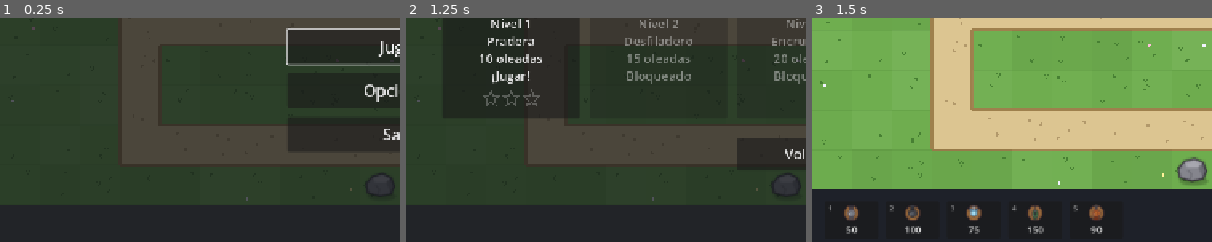
Above: before the commit, frames 1-3 (left to right).
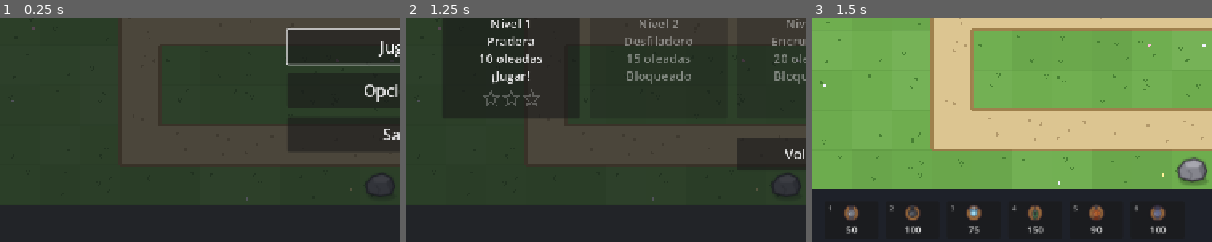
Above: after the commit, the same moments.

Repository: pasaporteN25/MonstersAndCanons
Game: Godot game, scene res://scenes/ui/main_menu.tscn
Two runs of this game, one before a commit and one after it. Both use one fixed random seed, a clock stepped at 60 frames per second and the inputs below.
Inputs:
- Up to frame 1 (0.25 s): no input
- Up to frame 2 (1.25 s): click "Jugar" at 0.5 s
- Up to frame 3 (1.5 s): click "Nivel 1 Pradera 10 oleadas ¡J…" at 1.25 s
The pictures show only the part of the screen within x 0-50%, y 49-99%; the shares and areas given below are measured in that part.

Frames 1-2 are identical in both runs. In frame 3, 0.3% of the frame differs, in the area x 80-89%, y 83-97%.

Commit message:
T81: torre Múltiple (dispara a varios enemigos a la vez)
Co-Authored-By: Claude Opus 5.5 <noreply@anthropic.com>

Diff:
--- /dev/null
+++ b/assets/sprites/projectiles/multi.svg
@@ -0,0 +1,6 @@
+<svg xmlns="http://www.w3.org/2000/svg" viewBox="0 0 32 32">
+  <!-- Dardo de la Múltiple: punta de metal y plumas azuladas. Apunta a la derecha. -->
+  <line x1="5" y1="16" x2="23" y2="16" stroke="#5b3c22" stroke-width="2.4" stroke-linecap="round"/>
+  <polygon points="21,12 29,16 21,20" fill="#c9d1da" stroke="#2b2233" stroke-width="1.3" stroke-linejoin="round"/>
+  <polygon points="3,11.5 9,16 3,20.5 6,16" fill="#7b88b8" stroke="#2b2233" stroke-width="1.1" stroke-linejoin="round"/>
+</svg>
--- /dev/null
+++ b/assets/sprites/towers/turret_multi.svg
@@ -0,0 +1,24 @@
+<svg xmlns="http://www.w3.org/2000/svg" viewBox="0 0 64 64">
+  <!-- Múltiple: tres cañones cortos en abanico sobre un cuerpo de acero azulado.
+       Apunta a la derecha; gira sobre el centro (32, 32). -->
+  <g stroke="#2b2233" stroke-linejoin="round" stroke-width="1.8">
+    <g transform="rotate(-24 32 32)">
+      <rect x="36" y="29" width="22" height="6" rx="1.5" fill="#3d4458"/>
+      <rect x="54" y="28" width="5" height="8" rx="1.2" fill="#232838"/>
+    </g>
+    <g transform="rotate(24 32 32)">
+      <rect x="36" y="29" width="22" height="6" rx="1.5" fill="#3d4458"/>
+      <rect x="54" y="28" width="5" height="8" rx="1.2" fill="#232838"/>
+    </g>
+    <rect x="36" y="29" width="25" height="6" rx="1.5" fill="#4a5270"/>
+    <rect x="57" y="28" width="5" height="8" rx="1.2" fill="#232838"/>
+    <path d="M12 25 L20 22 L20 42 L12 39 Z" fill="#4f5873"/>
+    <circle cx="32" cy="32" r="13" fill="#7b88b8" stroke-width="2.5"/>
+  </g>
+  <circle cx="32" cy="32" r="7" fill="#5d6a99" stroke="#2b2233" stroke-width="1.5"/>
+  <g fill="#f2c14e">
+    <circle cx="26.5" cy="26.5" r="1.4"/><circle cx="37.5" cy="37.5" r="1.4"/>
+    <circle cx="26.5" cy="37.5" r="1.4"/><circle cx="37.5" cy="26.5" r="1.4"/>
+  </g>
+  <ellipse cx="27" cy="24.5" rx="4.5" ry="2" fill="#ffffff" opacity="0.4"/>
+</svg>
--- /dev/null
+++ b/data/towers/multi.tres
@@ -0,0 +1,48 @@
+[gd_resource type="Resource" script_class="TowerData" format=3]
+
+[ext_resource type="Script" path="res://scripts/data/tower_level_data.gd" id="1_vnkr5"]
+[ext_resource type="Texture2D" path="res://assets/sprites/towers/base_1.svg" id="2_2y34o"]
+[ext_resource type="Texture2D" path="res://assets/sprites/towers/base_2.svg" id="3_wshni"]
+[ext_resource type="Texture2D" path="res://assets/sprites/towers/base_3.svg" id="4_ga3xk"]
+[ext_resource type="Texture2D" path="res://assets/sprites/projectiles/multi.svg" id="5_p77bs"]
+[ext_resource type="Script" path="res://scripts/data/tower_data.gd" id="6_72nkf"]
+[ext_resource type="Texture2D" path="res://assets/sprites/towers/turret_multi.svg" id="7_mv2q2"]
+
+[sub_resource type="Resource" id="Resource_5el33"]
+script = ExtResource("1_vnkr5")
+cost = 100
+damage = 6
+fire_rate = 1.2
+range_tiles = 3.0
+base_texture = ExtResource("2_2y34o")
+extra_targets = 1
+
+[sub_resource type="Resource" id="Resource_jld8m"]
+script = ExtResource("1_vnkr5")
+cost = 90
+damage = 8
+fire_rate = 1.2
+range_tiles = 3.0
+base_texture = ExtResource("3_wshni")
+extra_targets = 2
+
+[sub_resource type="Resource" id="Resource_o0xhr"]
+script = ExtResource("1_vnkr5")
+cost = 140
+damage = 11
+fire_rate = 1.2
+range_tiles = 3.5
+base_texture = ExtResource("4_ga3xk")
+extra_targets = 3
+
+[resource]
+script = ExtResource("6_72nkf")
+id = &"multi"
+display_name = "Múltiple"
+description = "Dispara a varios enemigos a la vez. Buena contra enjambres."
+can_hit_air = true
+projectile_speed_tiles = 10.0
+color = Color(0.48, 0.53, 0.72, 1)
+turret_texture = ExtResource("7_mv2q2")
+projectile_texture = ExtResource("5_p77bs")
+levels = Array[ExtResource("1_vnkr5")]([SubResource("Resource_5el33"), SubResource("Resource_jld8m"), SubResource("Resource_o0xhr")])
--- a/scenes/game/game.tscn
+++ b/scenes/game/game.tscn
@@ -8,6 +8,7 @@
 [ext_resource type="Resource" path="res://data/towers/frost.tres" id="6_frost"]
 [ext_resource type="Resource" path="res://data/towers/sniper.tres" id="14_sniper"]
 [ext_resource type="Resource" path="res://data/towers/fire.tres" id="16_fire"]
+[ext_resource type="Resource" path="res://data/towers/multi.tres" id="17_multi"]
 [ext_resource type="PackedScene" path="res://scenes/ui/pause_menu.tscn" id="15_pause"]
 [ext_resource type="Script" path="res://scripts/data/tower_data.gd" id="7_tower_data"]
 [ext_resource type="Script" path="res://scenes/game/build_controller.gd" id="8_build"]
@@ -21,7 +22,7 @@
 script = ExtResource("1_game")
 level_data = ExtResource("2_level")
 balance = ExtResource("3_balance")
-tower_types = Array[ExtResource("7_tower_data")]([ExtResource("4_basic"), ExtResource("5_cannon"), ExtResource("6_frost"), ExtResource("14_sniper"), ExtResource("16_fire")])
+tower_types = Array[ExtResource("7_tower_data")]([ExtResource("4_basic"), ExtResource("5_cannon"), ExtResource("6_frost"), ExtResource("14_sniper"), ExtResource("16_fire"), ExtResource("17_multi")])
 
 [node name="Towers" type="Node2D" parent="."]
 
--- a/scenes/towers/tower.gd
+++ b/scenes/towers/tower.gd
@@ -123,12 +123,31 @@
 		_target = null
 	_cooldown -= delta
 	if _cooldown <= 0.0:
-		var target: Enemy = find_target()
-		if target != null:
-			_target = target
-			_shoot(target)
+		# RF-161: con `extra_targets`, además del mejor objetivo dispara a los siguientes.
+		var targets: Array[Enemy] = find_targets(1 + stats().extra_targets)
+		if not targets.is_empty():
+			_target = targets[0]
+			for target: Enemy in targets:
+				_shoot(target)
+			aim_angle = (_target.global_position - global_position).angle()  # mira al principal
 			_cooldown = 1.0 / stats().fire_rate
 	_animate(delta)
+
+
+## RF-161: los `count` mejores objetivos en alcance, del mejor al peor según el modo de apuntado.
+func find_targets(count: int) -> Array[Enemy]:
+	var candidates: Array[Enemy] = []
+	if count <= 1:  # lo común: alcanza con buscar el mejor, sin ordenar a todos
+		var best: Enemy = find_target()
+		if best != null:
+			candidates.append(best)
+		return candidates
+	for node: Node in get_tree().get_nodes_in_group(Enemy.GROUP):
+		var enemy := node as Enemy
+		if can_target(enemy):
+			candidates.append(enemy)
+	candidates.sort_custom(_is_better_target)
+	return candidates.slice(0, count)
 
 
 ## RF-51 y RF-54: el mejor objetivo en alcance según el modo de apuntado.
--- a/scenes/ui/tower_panel.gd
+++ b/scenes/ui/tower_panel.gd
@@ -57,6 +57,8 @@
 	]
 	if s.splash_radius_tiles > 0.0:
 		lines.append("Área: radio %.1f" % s.splash_radius_tiles)
+	if s.extra_targets > 0:
+		lines.append("Dispara a %d enemigos a la vez" % (1 + s.extra_targets))
 	if s.burn_damage_per_second > 0:
 		lines.append("Quema: %d por segundo durante %.0f s" % [s.burn_damage_per_second, s.burn_duration])
 	if s.slow_amount > 0.0:
--- a/scripts/data/tower_level_data.gd
+++ b/scripts/data/tower_level_data.gd
@@ -25,3 +25,5 @@
 @export var burn_damage_per_second: int = 0
 ## RF-160: segundos que dura la quemadura.
 @export var burn_duration: float = 0.0
+## RF-161: a cuántos enemigos MÁS dispara a la vez (0 = a uno solo).
+@export var extra_targets: int = 0
--- a/tests/test_new_content.gd
+++ b/tests/test_new_content.gd
@@ -4,7 +4,11 @@
 const GAME_SCENE: PackedScene = preload("res://scenes/game/game.tscn")
 const ENEMY_SCENE: PackedScene = preload("res://scenes/enemies/enemy.tscn")
 const PROJECTILE_SCENE: PackedScene = preload("res://scenes/towers/projectile.tscn")
+const TOWER_SCENE: PackedScene = preload("res://scenes/towers/tower.tscn")
 const DT: float = 1.0 / 60.0
+
+## Proyectiles que disparó la torre de prueba (_tower_at).
+var shots: Array[Projectile] = []
 
 
 func _tower(id: String) -> TowerData:
@@ -228,3 +232,79 @@
 	spider.distance = spider.path().curve.get_baked_length() - 1.0
 	simulate(spider, 5, DT)
 	assert_eq(_alive(game).size(), 0, "RF-166: solo suelta crías si muere por daño")
+
+
+# --- Torres de prueba: una torre y enemigos parados en un mismo camino ---
+
+## Enemigos sobre UN camino recto (y = 300), a esas distancias del comienzo (x = distancia).
+## Se congelan (process_mode) para que no se muevan mientras la torre dispara.
+func _enemies_at(distances: Array, data: EnemyData = null) -> Array[Enemy]:
+	var path := Path2D.new()
+	path.curve = Curve2D.new()
+	path.curve.add_point(Vector2(0, 300))
+	path.curve.add_point(Vector2(4000, 300))
+	add_child_autofree(path)
+	var list: Array[Enemy] = []
+	for d: float in distances:
+		var enemy: Enemy = ENEMY_SCENE.instantiate()
+		enemy.setup(data if data != null else _enemy_data("tank"), path, 1000)
+		enemy.distance = d
+		enemy.process_mode = Node.PROCESS_MODE_DISABLED
+		add_child_autofree(enemy)
+		list.append(enemy)
+	return list
+
+
+## Una torre en `at`, en el nivel `level` (1 a 3). Sus proyectiles se guardan en `shots`.
+func _tower_at(id: String, at: Vector2, level: int = 1) -> Tower:
+	shots.clear()
+	var tower: Tower = TOWER_SCENE.instantiate()
+	tower.setup(_tower(id))
+	for i: int in level - 1:
+		tower.apply_upgrade()
+	tower.position = at
+	tower.fired.connect(func(p: Projectile) -> void:
+		shots.append(p)
+		add_child_autofree(p))
+	add_child_autofree(tower)
+	return tower
+
+
+func _shot_targets() -> Array[Enemy]:
+	var targets: Array[Enemy] = []
+	for p: Projectile in shots:
+		targets.append(p._target)
+	return targets
+
+
+# --- Múltiple (RF-161) ---
+
+func test_multi_tower_matches_spec() -> void:
+	assert_eq(_tower("multi").display_name, "Múltiple")
+	_assert_levels("multi", [
+		{"cost": 100, "damage": 6, "fire_rate": 1.2, "range_tiles": 3.0, "extra_targets": 1},
+		{"cost": 90, "damage": 8, "extra_targets": 2},
+		{"cost": 140, "damage": 11, "range_tiles": 3.5, "extra_targets": 3},
+	])
+
+
+func test_multi_shoots_its_two_best_targets_at_once() -> void:
+	var e: Array[Enemy] = _enemies_at([200.0, 250.0, 300.0, 350.0, 400.0])
+	var tower: Tower = _tower_at("multi", Vector2(300, 250))
+	simulate(tower, 1, DT)
+	assert_eq(shots.size(), 2, "nivel 1: a 2 enemigos")
+	assert_eq(_shot_targets(), [e[4], e[3]] as Array[Enemy], "los dos más cerca de la salida (\"Primero\")")
+
+
+func test_multi_level_3_shoots_four() -> void:
+	_enemies_at([200.0, 250.0, 300.0, 350.0, 400.0])
+	var tower: Tower = _tower_at("multi", Vector2(300, 250), 3)
+	simulate(tower, 1, DT)
+	assert_eq(shots.size(), 4)
+
+
+func test_multi_with_one_enemy_shoots_once() -> void:
+	var e: Array[Enemy] = _enemies_at([300.0])
+	var tower: Tower = _tower_at("multi", Vector2(300, 250))
+	simulate(tower, 1, DT)
+	assert_eq(_shot_targets(), [e[0]] as Array[Enemy])
--- a/tools/make_sounds.gd
+++ b/tools/make_sounds.gd
@@ -34,6 +34,8 @@
 	_save("shot_sniper", _mix([_tone(Wave.NOISE, 0.0, 0.0, 0.07, 0.5), _tone(Wave.SQUARE, 320.0, 160.0, 0.1, 0.3)]))
 	# M5: soplido de fuego (ruido que se apaga) con un tono grave.
 	_save("shot_fire", _mix([_tone(Wave.NOISE, 0.0, 0.0, 0.22, 0.35), _tone(Wave.TRIANGLE, 220.0, 140.0, 0.18, 0.3)]))
+	# M5: tres chasquidos seguidos (dispara a varios a la vez).
+	_save("shot_multi", _notes(Wave.SQUARE, [1500.0, 1300.0, 1100.0], 0.025, 0.2))
 	# --- Partida ---
 	_save("enemy_death", _mix([_tone(Wave.SINE, 520.0, 180.0, 0.13, 0.45), _tone(Wave.NOISE, 0.0, 0.0, 0.06, 0.2)]))
 	_save("life_lost", _tone(Wave.SQUARE, 190.0, 110.0, 0.28, 0.35))
Not shown, added: assets/audio/shot_multi.wav.import
Not shown, added: assets/sprites/projectiles/multi.svg.import
Not shown, added: assets/sprites/towers/turret_multi.svg.import
Not shown, added: assets/audio/shot_multi.wav
Not shown, changed: specs/03-tareas.md
